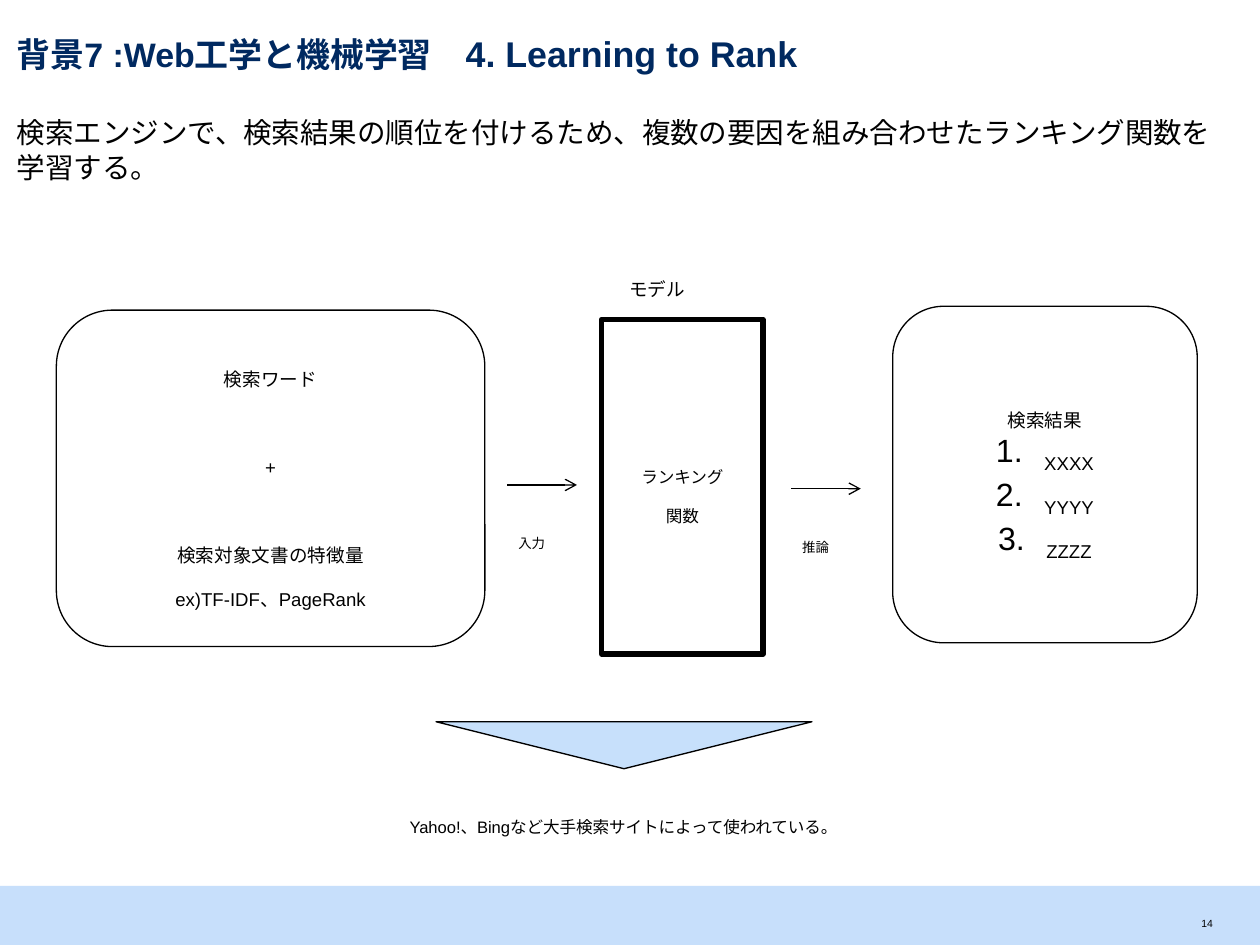
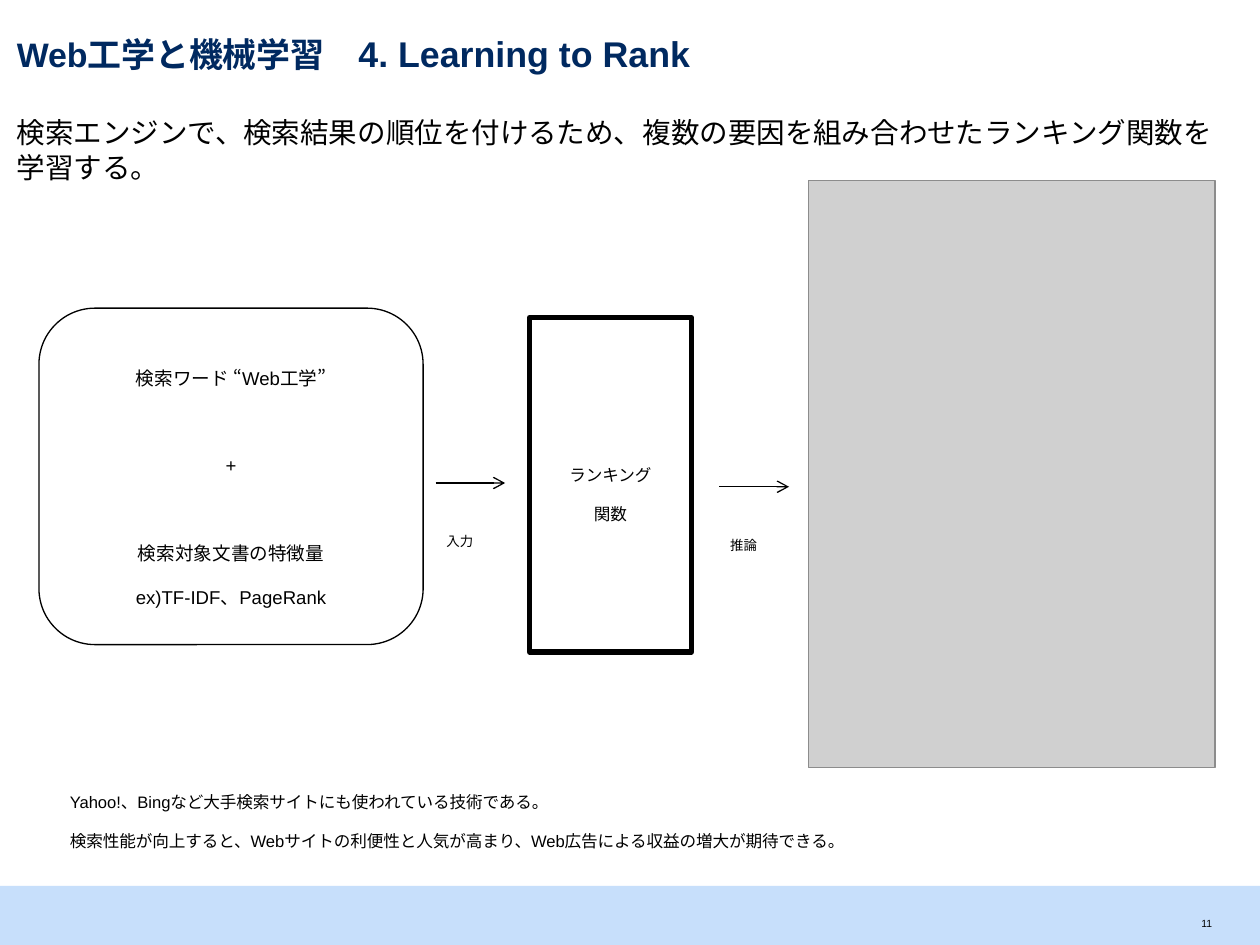
Before and after one commit to srtk/sotsuron, a slide deck: slide 12 of doc/sotsuron_defense/bd.pptx (slide 15 before the commit). Drawn at 1260x945 pixels with LibreOffice and Linux fonts; fonts in the diff are those of the drawing; grey boxes stand for pictures. Boxes give left, top, right and bottom in pixels: in the first picture for what was removed or moved away, otherwise in the second. Text is boxed around its words. In the diff, an @@ line names an element or a change of style, - is before the commit and + after.

```diff
--- a/doc/sotsuron_defense/bd.pptx
+++ b/doc/sotsuron_defense/bd.pptx
@@ title at (17,40,690,74): text changed @@
-背景7 :Web工学と機械学習 4. Learning to Rank
+Web工学と機械学習 4. Learning to Rank
@@ picture added at (809,180,1215,768) @@
@@ text removed at (629,280,685,297) @@
-モデル
@@ rounded rectangle "検索ワード “Web工学”": place and size @@
-rounded rectangle "検索ワード “Web工学”" at (57,310,485,647)
+rounded rectangle "検索ワード “Web工学”" at (39,309,423,645)
@@ rounded rectangle removed at (892,306,1197,643) @@
-検索結果
-1. XXXX
-2. YYYY
-3. ZZZZ
@@ text in rounded rectangle at (136,368,326,387): text changed @@
-検索ワード
+検索ワード “Web工学”
@@ 2 texts, 2 arrows, 1 rectangle: place and size @@
-2 texts, 2 arrows, 1 rectangle at (508,320,861,654)
+2 texts, 2 arrows, 1 rectangle at (436,318,789,652)
@@ flow chart merge removed at (436,721,811,769) @@
@@ text at (70,794,845,849): text changed @@
-Yahoo!、Bingなど大手検索サイトによって使われている。
+Yahoo!、Bingなど大手検索サイトにも使われている技術である。
+検索性能が向上すると、Webサイトの利便性と人気が高まり、Web広告による収益の増大が期待できる。
@@ page number at (1201,920,1212,927): text changed @@
-14
+11
```
Also in this commit, not shown: 14 other slides changed, 9 slides added, 1 slide removed, 11 other files.
